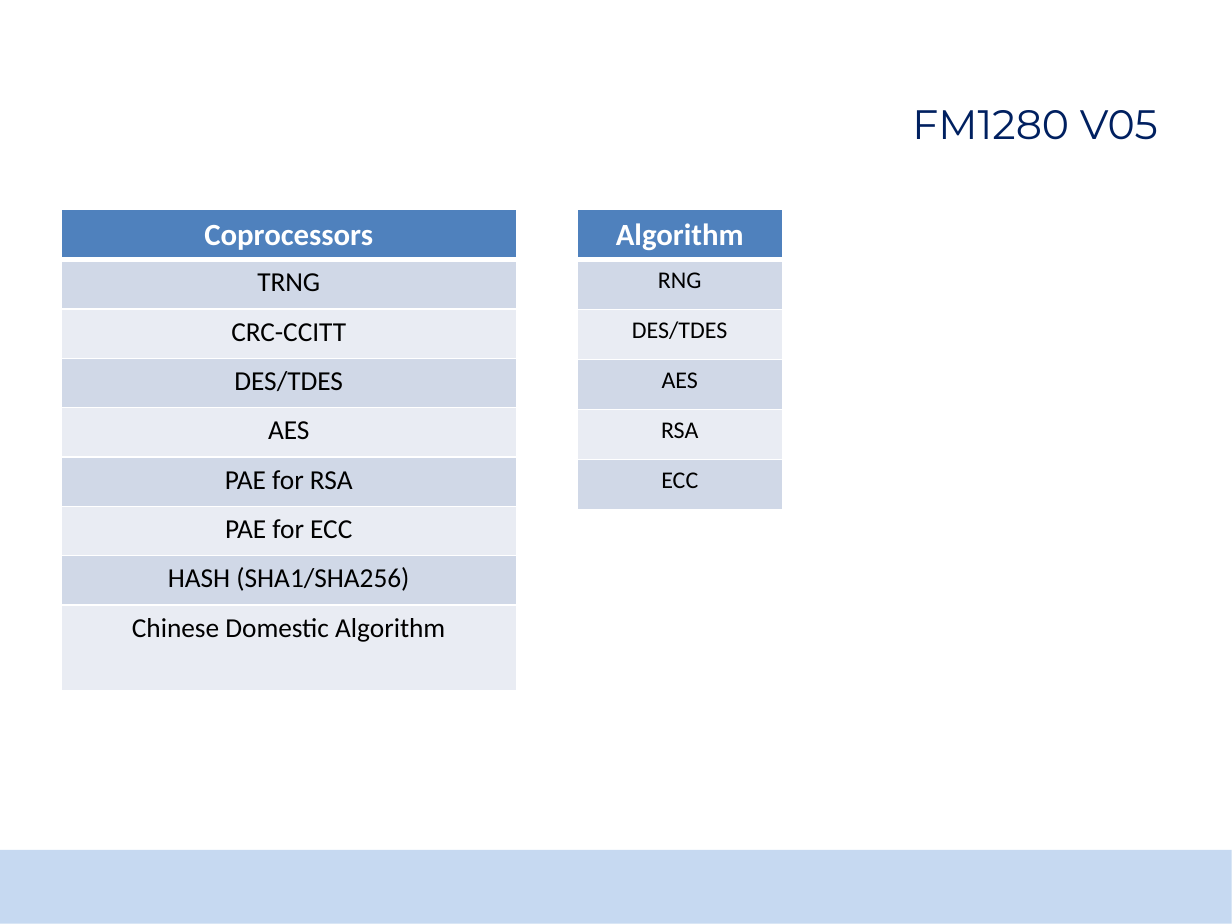
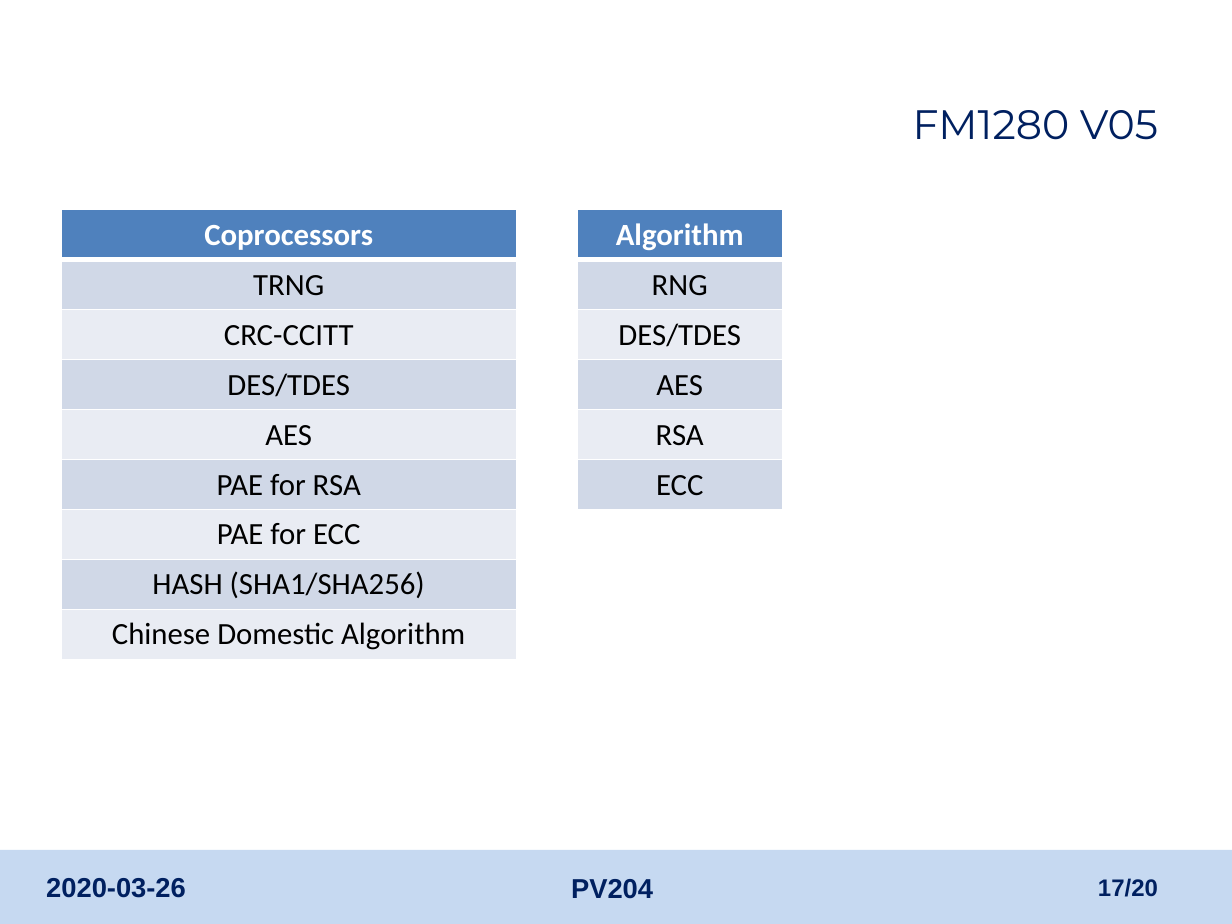
Before and after one commit to TomasMadeja/pv204_Team_Project_Supercalifragilisticexpialidocious, a slide deck: slide 17 of certificate_analysis/pv204_project_report.pptx (slide 15 before the commit). Drawn at 1232x924 pixels with LibreOffice and Linux fonts; fonts in the diff are those of the drawing; background and template pictures are left out. Boxes give left, top, right and bottom in pixels: in the first picture for what was removed or moved away, otherwise in the second. Text is boxed around its words. In the diff, an @@ line names an element or a change of style, - is before the commit and + after.

```diff
--- a/certificate_analysis/pv204_project_report.pptx
+++ b/certificate_analysis/pv204_project_report.pptx
@@ table at [60,209,516,659] @@
@@ fill #D0D8E7 to #D0D8E8 in 4 cells @@
@@ fill #E9ECF3 to #E9EDF4 in 4 cells @@
@@ size 16 to 18 pt in "TRNG", "CRC-CCITT", "DES/TDES", "AES" and 4 more places @@
@@ borders changed @@
@@ table at [578,209,784,509] @@
@@ fill #D0D8E7 to #D0D8E8 in 3 cells @@
@@ fill #E9ECF3 to #E9EDF4 in 2 cells @@
@@ size 14 to 18 pt in "RNG", "DES/TDES", "AES", "RSA" and 1 more places @@
@@ borders changed @@
@@ text added at [46,878,186,898], 16 pt, text #002060, bold @@
+2020-03-26
@@ text added at [571,879,653,899], 16 pt, text #002060, bold @@
+PV204
@@ page number added at [1098,878,1158,897], 14 pt, text #002060, bold @@
+17/20
```
Also in this commit, not shown: 16 other slides changed, 3 slides added, 1 slide removed, 1 other file.
